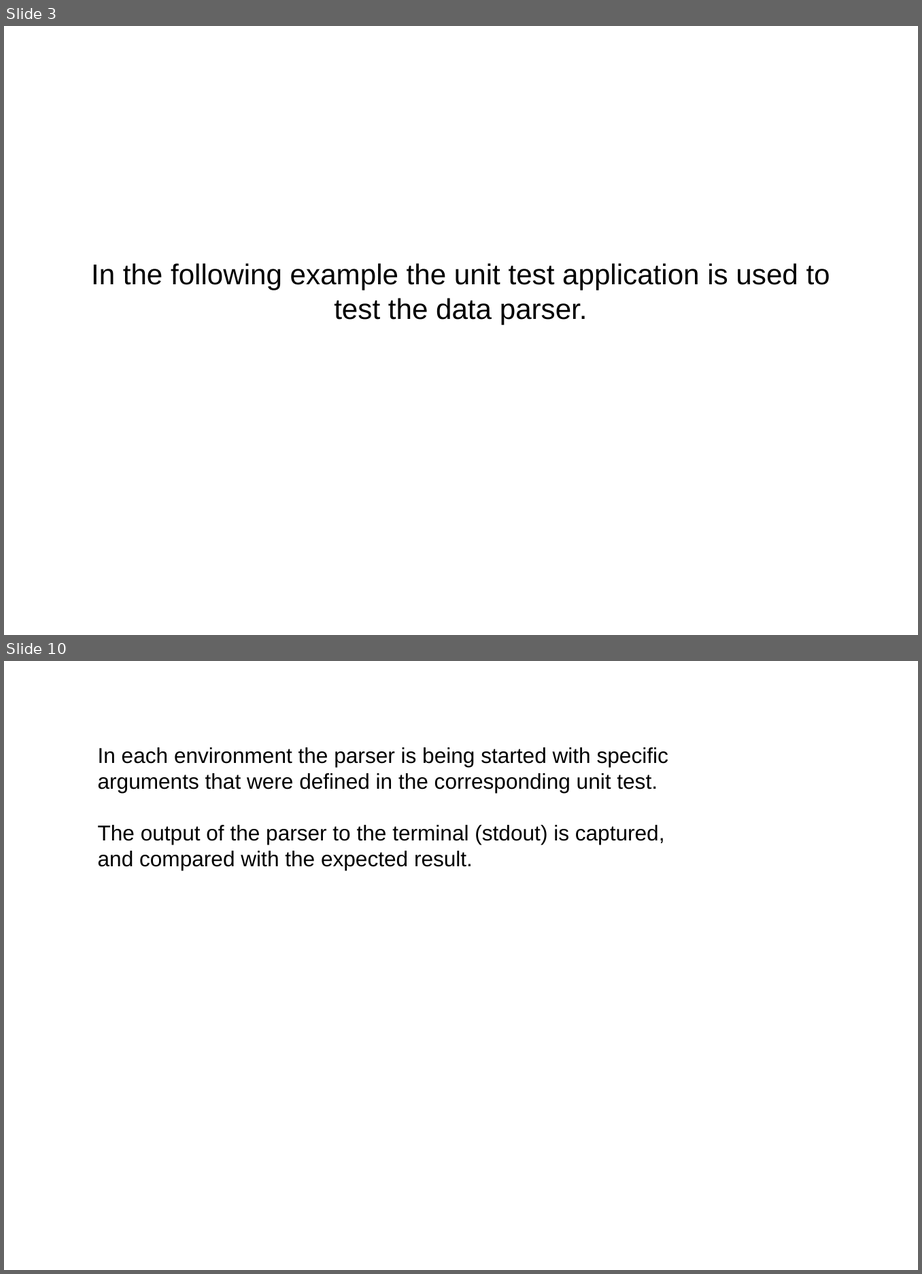
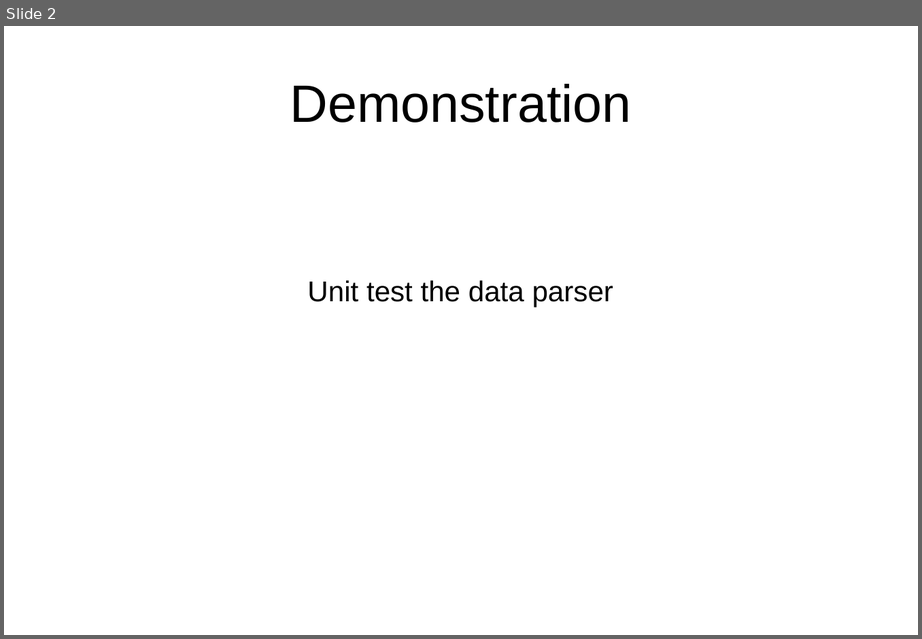
Before and after one commit to jn100py/portfolio, a slide deck: test_applications/presentation_testapplications.pptx. Shown one above the other, each under a label of ours: slides 3 and 10 before the commit, slide 2 after it; the slides between them are not shown. The pictures are 922x1274 and 922x639 pixels, drawn with LibreOffice and Linux fonts; fonts in the diff are those of the drawing. Boxes give left, top, right and bottom in pixels: in the first picture for what was removed or moved away, otherwise in the second. Text is boxed around its words. In the diff, an @@ line names an element or a change of style, - is before the commit and + after.

```diff
--- a/test_applications/presentation_testapplications.pptx
+++ b/test_applications/presentation_testapplications.pptx
@@ slide 10 removed at bbox=[4, 661, 918, 1270], background #FFFFFF @@
@@ text removed at bbox=[98, 747, 668, 870] @@
-In each environment the parser is being started with specific arguments that were defined in the corresponding unit test.
-The output of the parser to the terminal (stdout) is captured, and compared with the expected result.
@@ what was slide 3 is now slide 2 @@
@@ slide 2 changed as well @@
@@ text added at bbox=[290, 84, 631, 123], 44 pt, text #000000 @@
+Demonstration
@@ text at bbox=[307, 280, 613, 308]: text changed @@
-In the following example the unit test application is used to test the data parser.
+Unit test the data parser
```
Also in this commit, not shown: 1 other slide changed, 9 slides added, 9 other slides removed, 2 other files.
